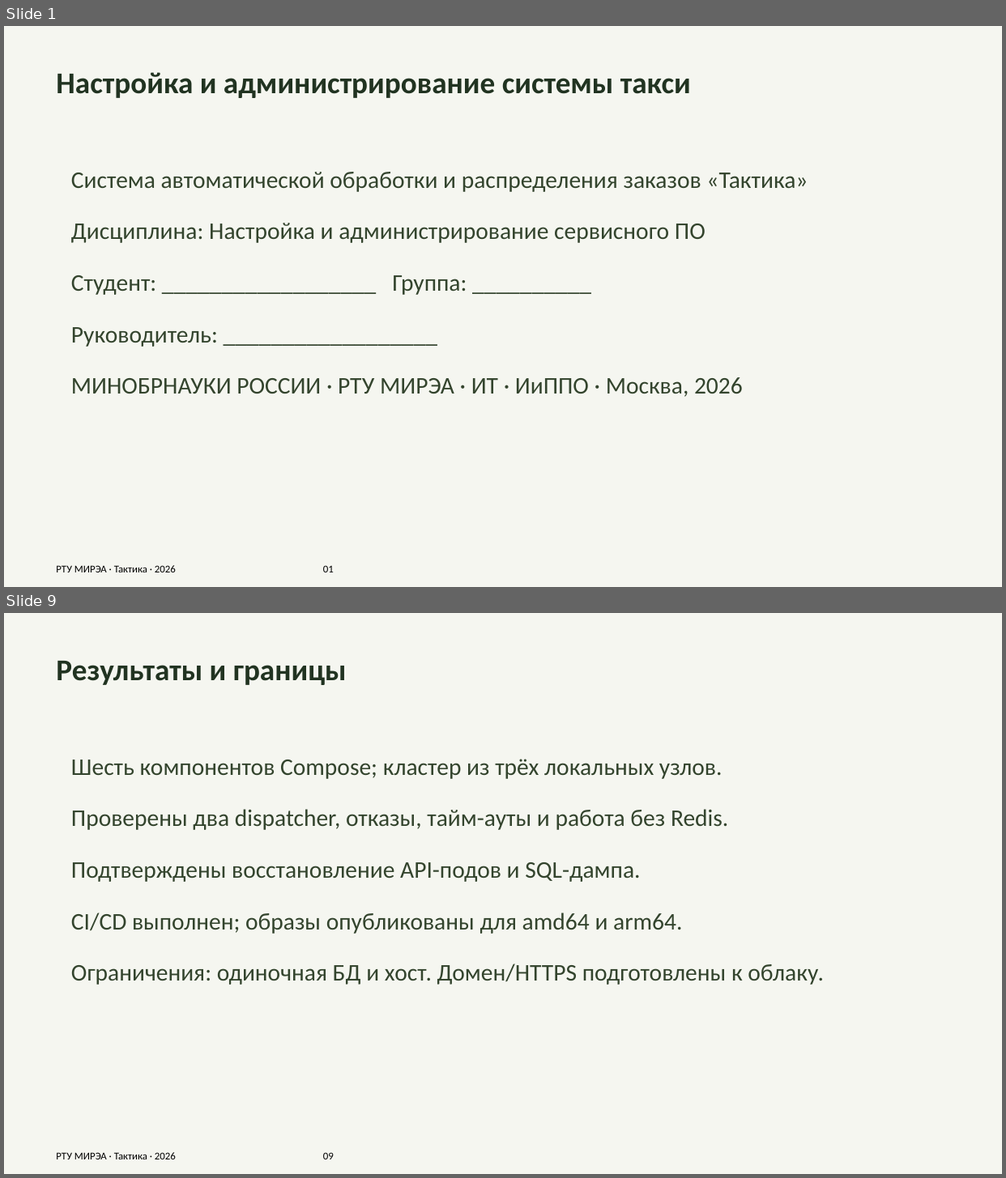
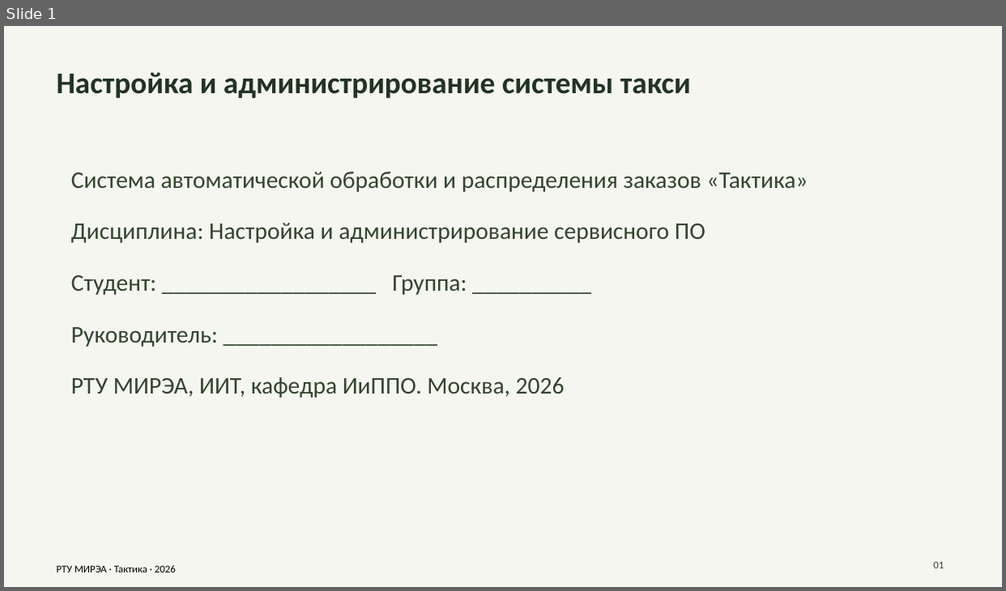
Before and after one commit to Alexey-UI/taxi-dispatch-coursework, a slide deck: report/output/Презентация_Тактика.pptx. Shown one above the other, each under a label of ours: slides 1 and 9 before the commit, slide 1 after it; the slides between them are not shown. The pictures are 1006x1178 and 1006x591 pixels, drawn with LibreOffice and Linux fonts; fonts in the diff are those of the drawing. Boxes give left, top, right and bottom in pixels: in the first picture for what was removed or moved away, otherwise in the second. Text is boxed around its words. In the diff, an @@ line names an element or a change of style, - is before the commit and + after.

```diff
--- a/report/output/Презентация_Тактика.pptx
+++ b/report/output/Презентация_Тактика.pptx
@@ slide 9 removed at [4, 613, 1002, 1174], background #F5F6F0 @@
@@ text removed at [56, 661, 347, 685] @@
-Результаты и границы
@@ text removed at [71, 759, 824, 985] @@
-Шесть компонентов Compose; кластер из трёх локальных узлов.
-Проверены два dispatcher, отказы, тайм-ауты и работа без Redis.
-Подтверждены восстановление API-подов и SQL-дампа.
-CI/CD выполнен; образы опубликованы для amd64 и arm64.
-Ограничения: одиночная БД и хост. Домен/HTTPS подготовлены к облаку.
@@ text removed at [56, 1152, 334, 1160] @@
-РТУ МИРЭА · Тактика · 2026 09
@@ slide 1 changed as well @@
@@ text at [71, 378, 565, 398]: text changed @@
-МИНОБРНАУКИ РОССИИ · РТУ МИРЭА · ИТ · ИиППО · Москва, 2026
+РТУ МИРЭА, ИИТ, кафедра ИиППО. Москва, 2026
@@ text at [57, 565, 176, 573]: text changed @@
-РТУ МИРЭА · Тактика · 2026 01
+РТУ МИРЭА · Тактика · 2026
@@ text added at [933, 561, 944, 569], 10 pt, text #33442D @@
+01
```
Also in this commit, not shown: 1 other slide changed, 7 slides added, 6 other slides removed, 5 other files.
